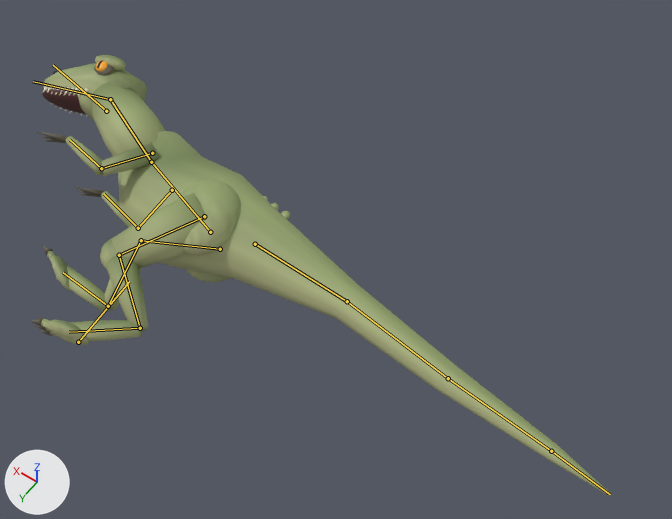
The Blender file Assets/Source/Dinosaurs/Prey.blend as it was, and as the next commit left it.
One viewpoint serves both versions: a 50 mm camera at (-260.0, 167.0, 404.0) aimed at (-86.0, -76.0, 21.0). The axes (+X, +Y, +Z) are drawn at lower left. The lights are the same throughout. The picture after the commit comes second. Both versions are drawn at frame 29 of the action 'Prey_Death'; the numbers are the values there. The bones that bend it are drawn over the model as lines.

Objects in the first picture: 'SK_Prey'.
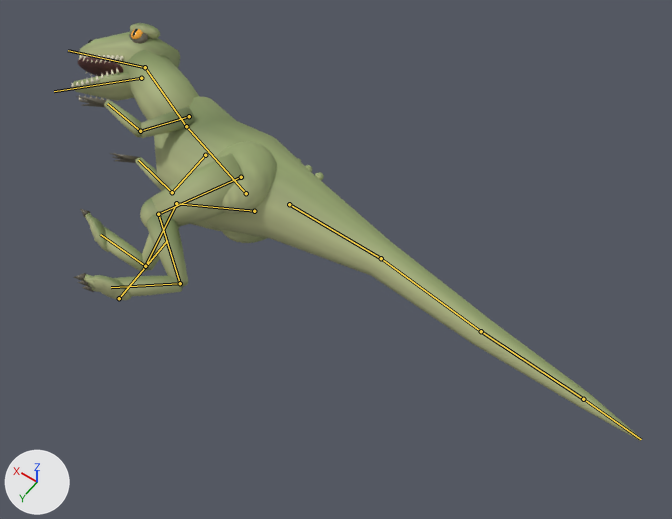
Where the change shows, as pixel boxes [x1, y1, x2, y2] in the pictures (672 x 519 px):
'SK_Prey', posed
    before: [30, 55, 611, 496]
    after: [71, 23, 642, 441]
bone 'root', root to tip
    before: (78, 342) to (129, 281)
    after: (119, 298) to (167, 240)
bone 'jaw', root to tip
    before: (106, 111) to (53, 65)
    after: (141, 78) to (54, 91)

The edits, one by one:
Bone 'root' (bone_root) moves from (0.0, 0.0, -45.0) to (0.0, 5.0, 0.0).
Bone 'jaw' (bone_jaw) turns from (25, 0, 0) to (-25, 0, 0) degrees about its own x, y and z.
